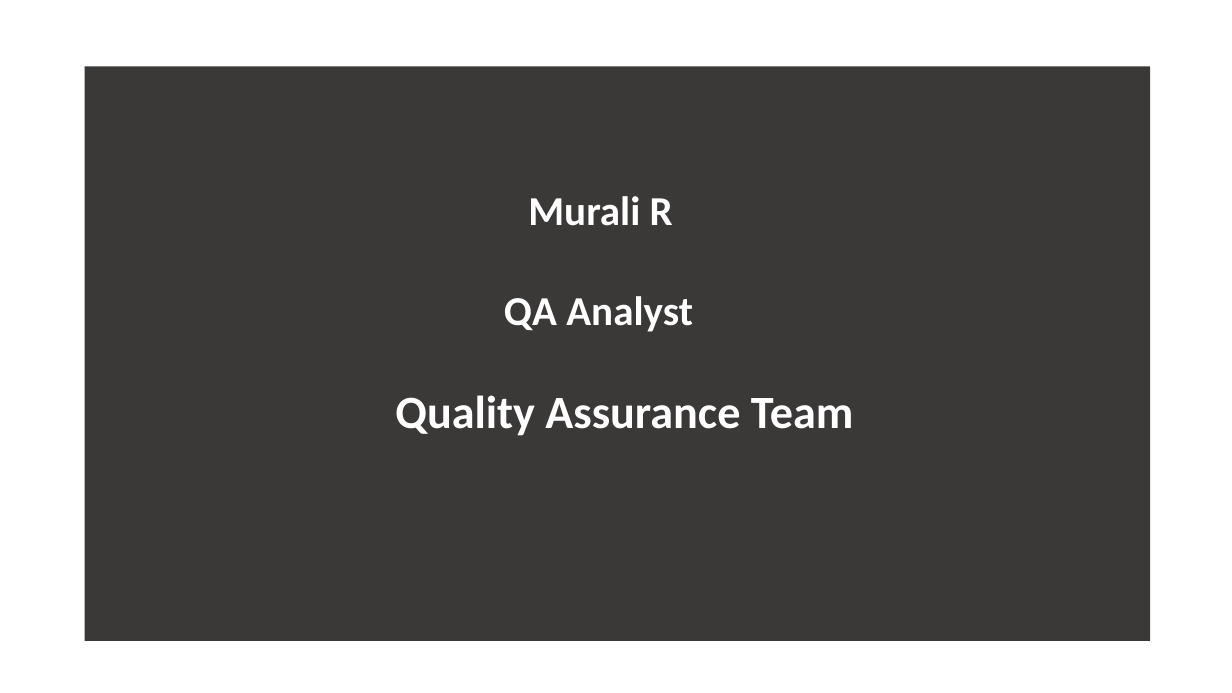
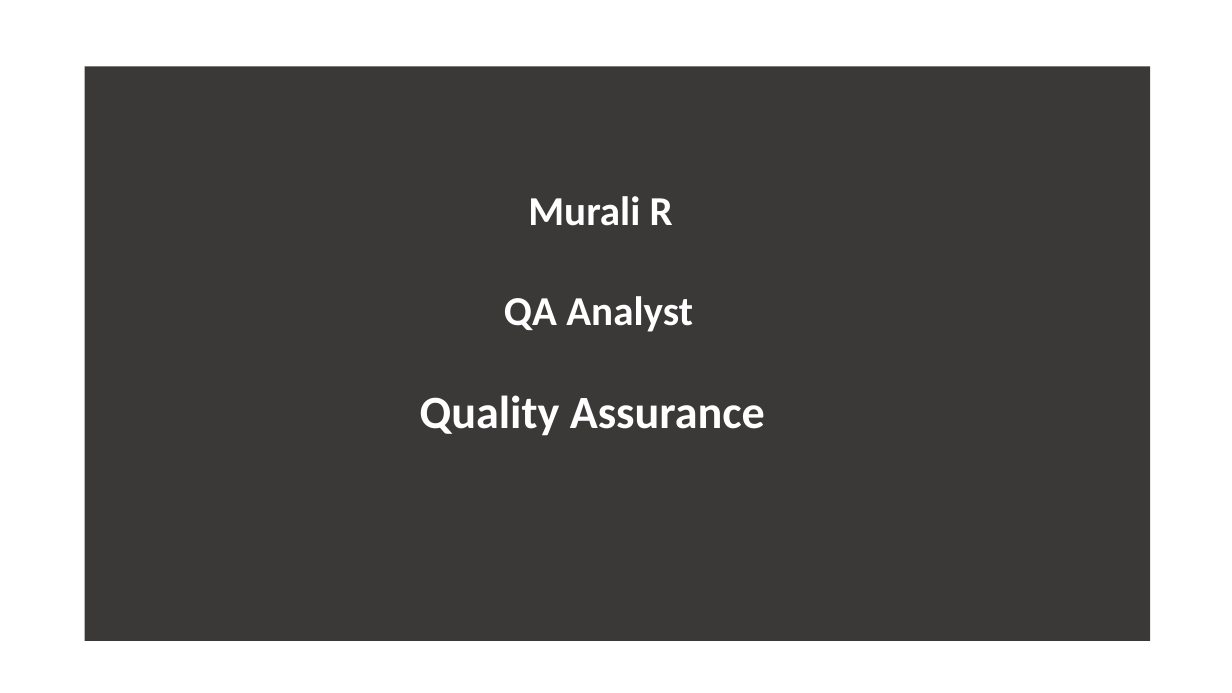
Before and after one commit to ATE186-Murali/PPT, a slide deck: slide 2 of GitHub.pptx (slide 1 before the commit). Drawn at 1232x693 pixels with LibreOffice and Linux fonts; fonts in the diff are those of the drawing. Boxes give left, top, right and bottom in pixels: in the first picture for what was removed or moved away, otherwise in the second. Text is boxed around its words. In the diff, an @@ line names an element or a change of style, - is before the commit and + after.

```diff
--- a/GitHub.pptx
+++ b/GitHub.pptx
@@ subtitle at [420, 395, 765, 436]: text changed @@
-Quality Assurance Team
+Quality Assurance
```
Also in this commit, not shown: 2 other slides changed, 3 slides added.
